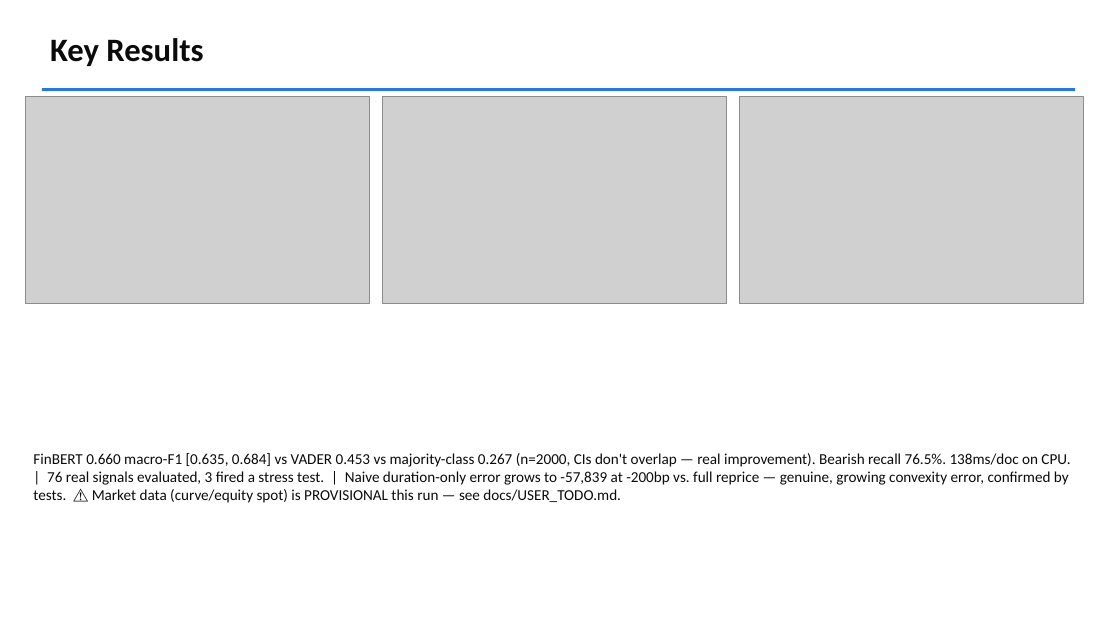
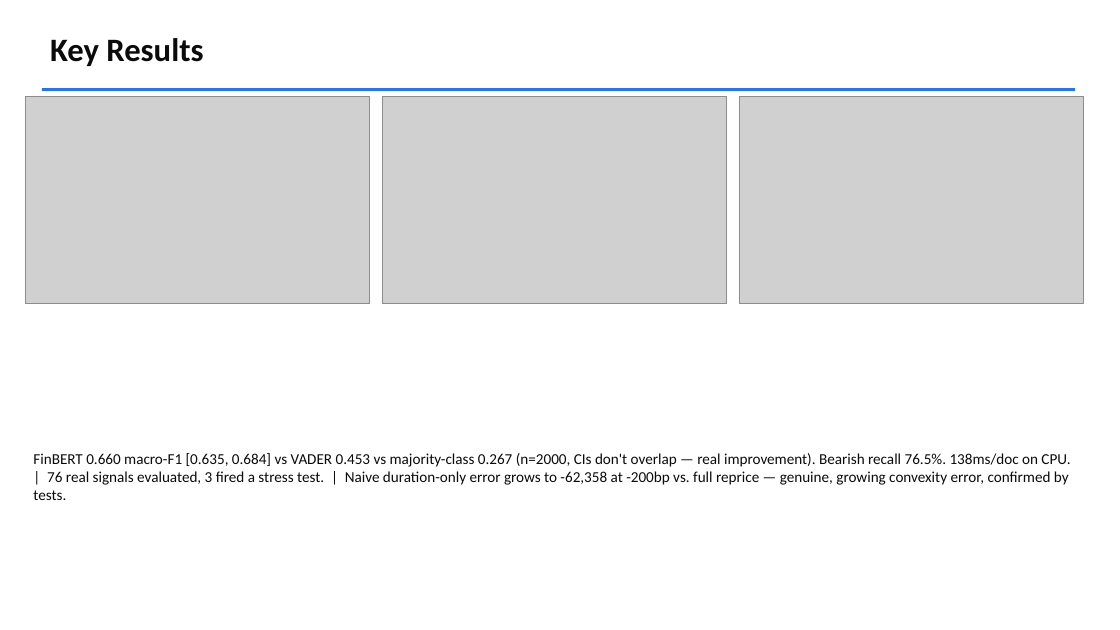
Before and after one commit to aadits1965/iitg-aadit-siroya-hackathon, a slide deck: slide 5 of docs/presentation.pptx. Drawn at 1120x630 pixels with LibreOffice and Linux fonts; fonts in the diff are those of the drawing; grey boxes stand for pictures. Boxes give left, top, right and bottom in pixels: in the first picture for what was removed or moved away, otherwise in the second. Text is boxed around its words. In the diff, an @@ line names an element or a change of style, - is before the commit and + after.

```diff
--- a/docs/presentation.pptx
+++ b/docs/presentation.pptx
@@ text at bbox=[33, 453, 1070, 500]: text changed @@
-FinBERT 0.660 macro-F1 [0.635, 0.684] vs VADER 0.453 vs majority-class 0.267 (n=2000, CIs don't overlap — real improvement). Bearish recall 76.5%. 138ms/doc on CPU. | 76 real signals evaluated, 3 fired a stress test. | Naive duration-only error grows to -57,839 at -200bp vs. full reprice — genuine, growing convexity error, confirmed by tests. ⚠ Market data (curve/equity spot) is PROVISIONAL this run — see docs/USER_TODO.md.
+FinBERT 0.660 macro-F1 [0.635, 0.684] vs VADER 0.453 vs majority-class 0.267 (n=2000, CIs don't overlap — real improvement). Bearish recall 76.5%. 138ms/doc on CPU. | 76 real signals evaluated, 3 fired a stress test. | Naive duration-only error grows to -62,358 at -200bp vs. full reprice — genuine, growing convexity error, confirmed by tests.
```
Also in this commit, not shown: 1 other slide changed, 19 other files.
